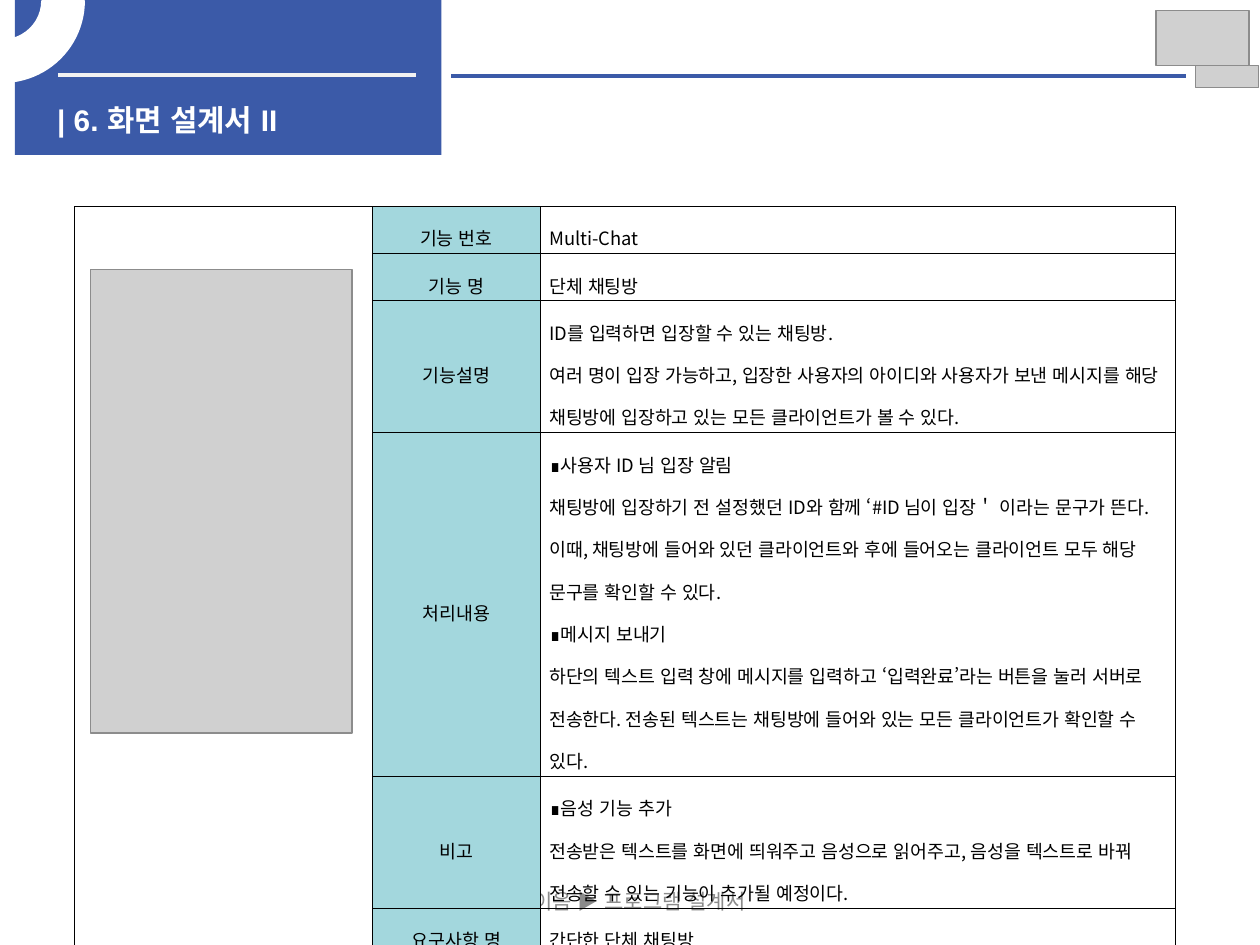
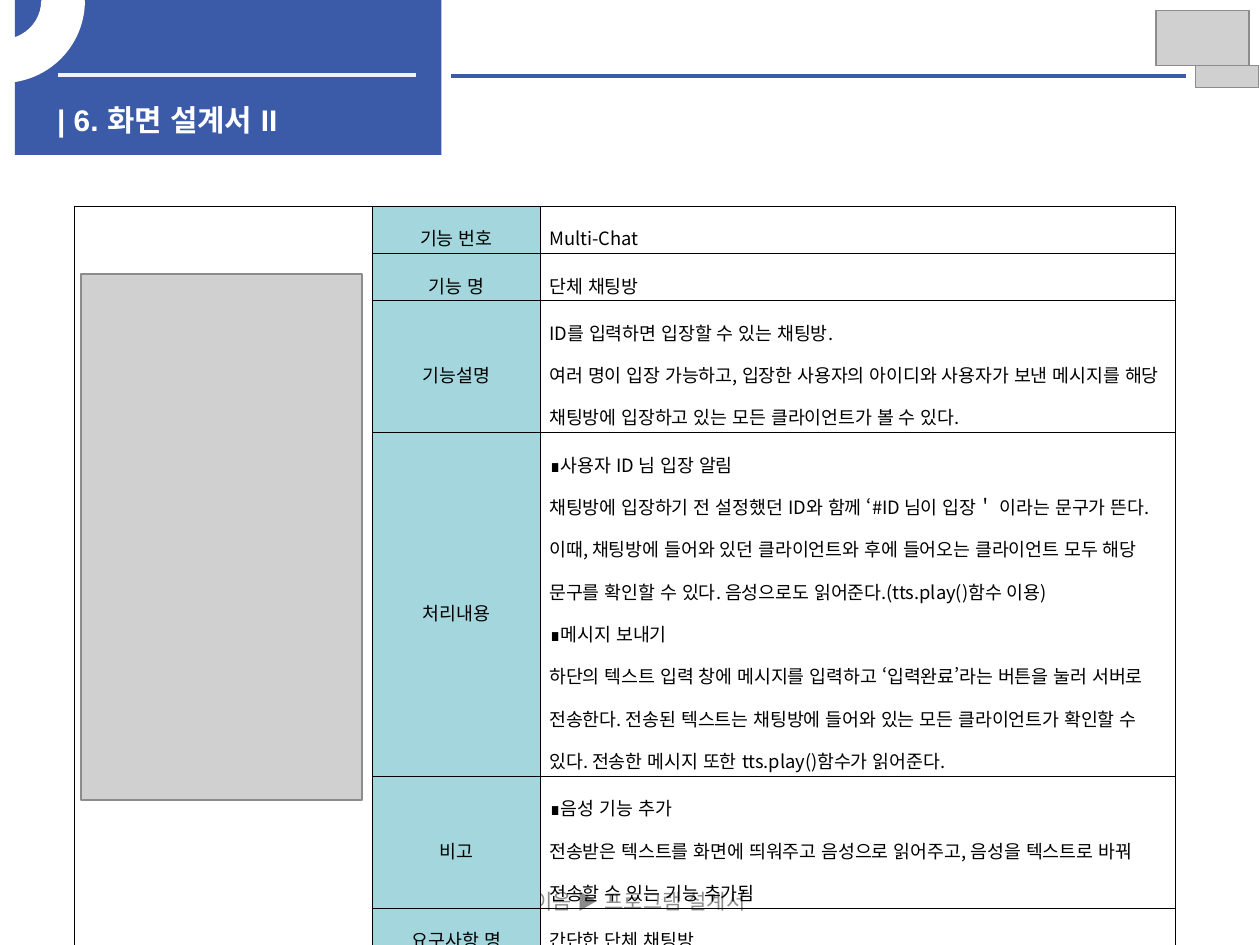
Before and after one commit to jee00609/Chatting, a slide deck: slide 10 of SW개발_HW 제작 설계서.pptx (slide 9 before the commit). Drawn at 1260x945 pixels with LibreOffice and Linux fonts; fonts in the diff are those of the drawing; grey boxes stand for pictures. Boxes give left, top, right and bottom in pixels: in the first picture for what was removed or moved away, otherwise in the second. Text is boxed around its words. In the diff, an @@ line names an element or a change of style, - is before the commit and + after.

```diff
--- a/SW개발_HW 제작 설계서.pptx
+++ b/SW개발_HW 제작 설계서.pptx
@@ table at [74,207,1176,910] @@
-row 4, column 3: ∎사용자 ID 님 입장 알림 / 채팅방에 입장하기 전 설정했던 ID와 함께 ‘#ID 님이 입장＇ 이라는 문구가 뜬다. 이때, 채팅방에 들어와 있던 클라이언트와 후에 들어오는 클라이언트 모두 해당 문구를 확인할 수 있다. / ∎메시지 보내기 / 하단의 텍스트 입력 창에 메시지를 입력하고 ‘입력완료’라는 버튼을 눌러 서버로 전송한다. 전송된 텍스트는 채팅방에 들어와 있는 모든 클라이언트가 확인할 수 있다.
+row 4, column 3: ∎사용자 ID 님 입장 알림 / 채팅방에 입장하기 전 설정했던 ID와 함께 ‘#ID 님이 입장＇ 이라는 문구가 뜬다. 이때, 채팅방에 들어와 있던 클라이언트와 후에 들어오는 클라이언트 모두 해당 문구를 확인할 수 있다. 음성으로도 읽어준다.(tts.play()함수 이용) / ∎메시지 보내기 / 하단의 텍스트 입력 창에 메시지를 입력하고 ‘입력완료’라는 버튼을 눌러 서버로 전송한다. 전송된 텍스트는 채팅방에 들어와 있는 모든 클라이언트가 확인할 수 있다. 전송한 메시지 또한 tts.play()함수가 읽어준다.
-row 5, column 3: ∎음성 기능 추가 / 전송받은 텍스트를 화면에 띄워주고 음성으로 읽어주고, 음성을 텍스트로 바꿔 전송할 수 있는 기능이 추가될 예정이다.
+row 5, column 3: ∎음성 기능 추가 / 전송받은 텍스트를 화면에 띄워주고 음성으로 읽어주고, 음성을 텍스트로 바꿔 전송할 수 있는 기능 추가됨
@@ picture: place and size @@
-picture at [91,270,353,733]
+picture at [81,275,362,800]
```
Also in this commit, not shown: 16 other slides changed, 11 slides added.
